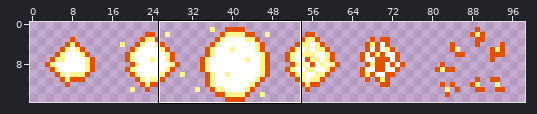
A sprite sheet gets an edit: data/explosion.png. Above: a wide view before the commit, with the close-up outlined.
Close-up. As it was:
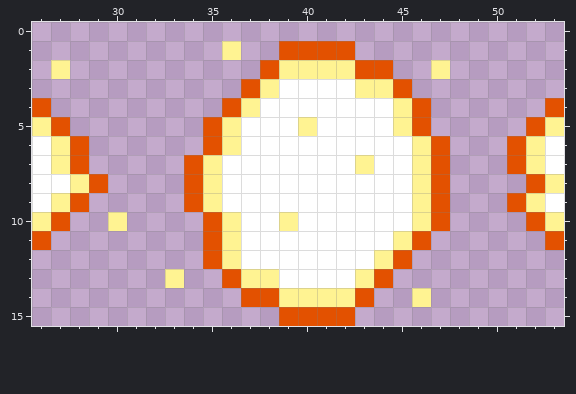
The file is 512x64 pixels, drawn in blocks of 4x4; one block is one cell here. Shown: x 26..53, y 0..15. The wide view leaves out empty margins.
New version:
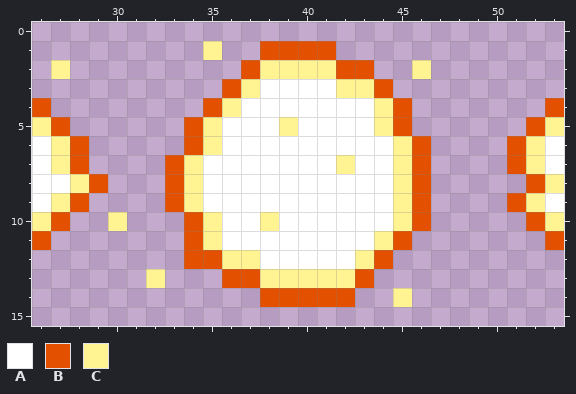
Palette (. is transparent): A #ffffff  B #e35100  C #fff392
Author's note on the commit: fix explosion.png + make explosion spite bigger
From old to new:
{"y":1,"x":35,"old":".C","new":"C."}
{"y":1,"x":38,"old":".","new":"B"}
{"y":1,"x":42,"old":"B","new":"."}
{"y":2,"x":37,"old":".B","new":"BC"}
{"y":2,"x":42,"old":"C","new":"B"}
{"y":2,"x":44,"old":"B","new":"."}
{"y":2,"x":46,"old":".C","new":"C."}
{"y":3,"x":36,"old":".BC","new":"BCA"}
{"y":3,"x":42,"old":"A","new":"C"}
{"y":3,"x":44,"old":"CB","new":"B."}
{"y":4,"x":35,"old":".BC","new":"BCA"}
{"y":4,"x":44,"old":"ACB","new":"CB."}
{"y":5,"x":34,"old":".BC","new":"BCA"}
{"y":5,"x":39,"old":"AC","new":"CA"}
{"y":5,"x":44,"old":"ACB","new":"CB."}
{"y":6,"x":34,"old":".BC","new":"BCA"}
{"y":6,"x":45,"old":"ACB","new":"CB."}
{"y":7,"x":33,"old":".BC","new":"BCA"}
{"y":7,"x":42,"old":"AC","new":"CA"}
{"y":7,"x":45,"old":"ACB","new":"CB."}
{"y":8,"x":33,"old":".BC","new":"BCA"}
{"y":8,"x":45,"old":"ACB","new":"CB."}
{"y":9,"x":33,"old":".BC","new":"BCA"}
{"y":9,"x":45,"old":"ACB","new":"CB."}
{"y":10,"x":34,"old":".BC","new":"BCA"}
{"y":10,"x":38,"old":"AC","new":"CA"}
{"y":10,"x":45,"old":"ACB","new":"CB."}
{"y":11,"x":34,"old":".BC","new":"BCA"}
{"y":11,"x":44,"old":"ACB","new":"CB."}
{"y":12,"x":34,"old":".","new":"B"}
{"y":12,"x":37,"old":"A","new":"C"}
{"y":12,"x":43,"old":"ACB","new":"CB."}
{"y":13,"x":32,"old":".C","new":"C."}
{"y":13,"x":37,"old":"C","new":"B"}
{"y":13,"x":39,"old":"AAAACB","new":"CCCCB."}
{"y":14,"x":37,"old":"B","new":"."}
{"y":14,"x":39,"old":"CCCCB","new":"BBBB."}
{"y":14,"x":45,"old":".C","new":"C."}
{"y":15,"x":39,"old":"BBBB","new":"...."}
